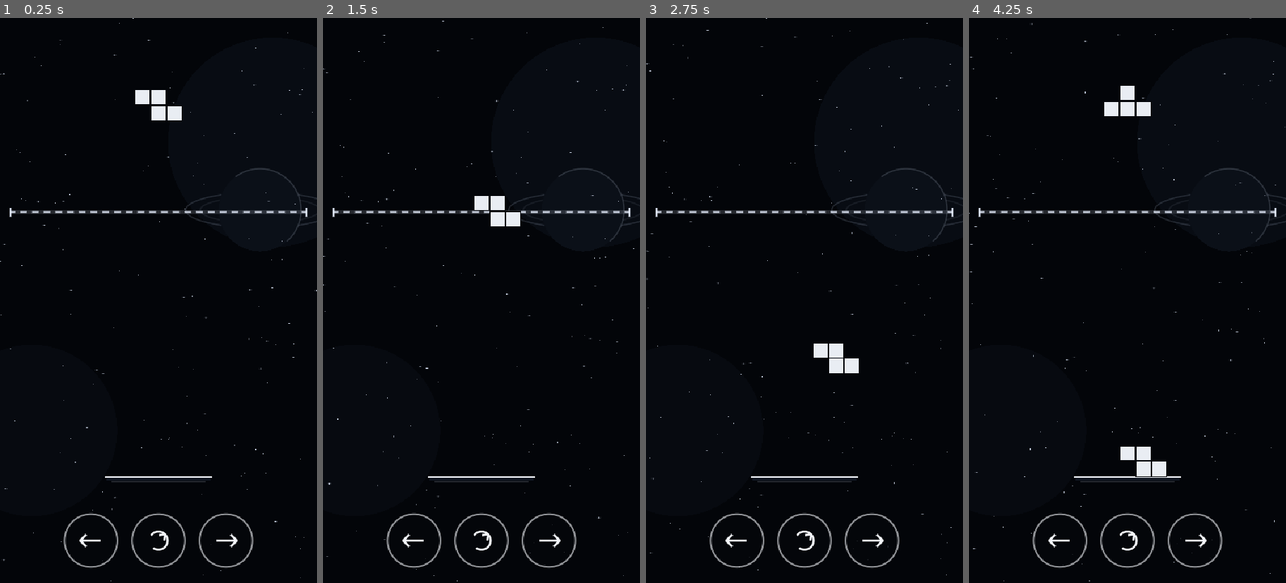
Above: before the commit, frames 1-4 (left to right).
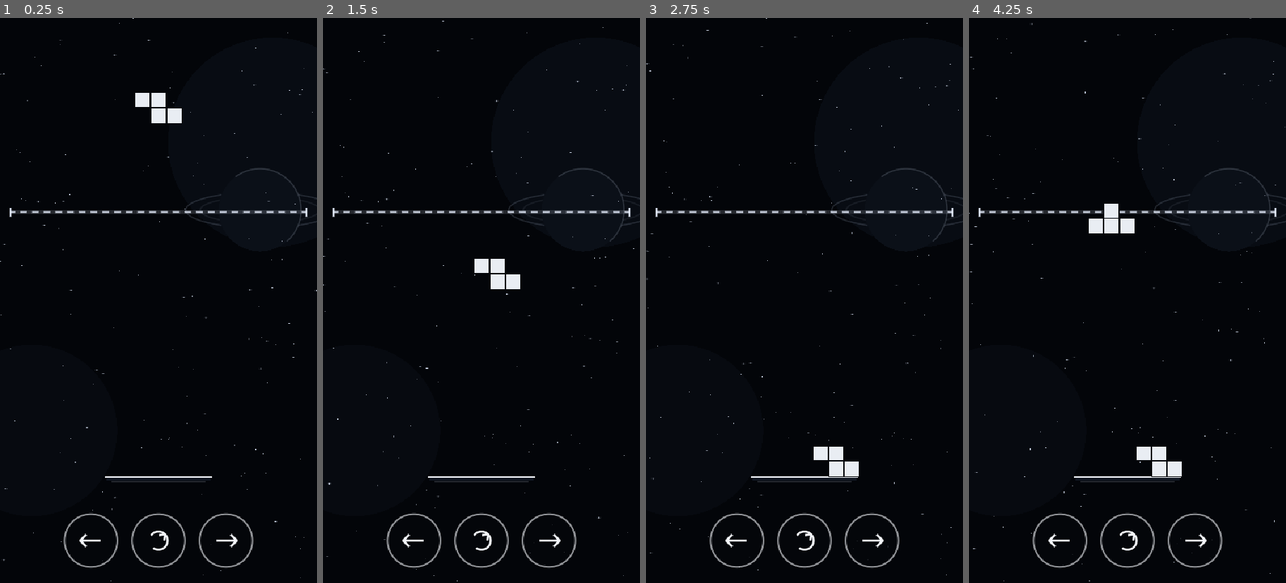
Above: after the commit, the same moments.

Repository: MrGardin/Tetris
Game: Godot game, scene res://Main.tscn
Same seed, same stepped clock (60 frames per second), same inputs: the game is played once before the commit and once after it.
Inputs (mouse positions are in pixels of both pictures, inside the frame that each line leads up to):
- Up to frame 1 (0.25 s): no input
- Up to frame 2 (1.5 s): tap Enter at 0.5 s; move the mouse to (551, 272) at 0.52 s; hold D 0.53-1.25 s; click (551, 272) at 0.67 s; drag from (418, 328) to (465, 413) at 1.27 s
- Up to frame 3 (2.75 s): move the mouse to (836, 176) at 2.02 s; hold D from 2.03 s (still down)
- Up to frame 4 (4.25 s): release D at 2.75 s; drag from (1111, 413) to (1032, 215) at 2.77 s; move the mouse to (1222, 385) at 3.52 s; hold A from 3.53 s (still down)

The runs differ from the first frame. In frame 1, 0.2% of the frame differs, in the area x 42-58%, y 12-19%; in frame 2, 0.9%; in frame 3, 0.9%; in frame 4, 1.4%, in the area x 37-68%, y 12-82%.

Commit message:
Первый ивент

Diff:
--- a/Main.gd
+++ b/Main.gd
@@ -1,13 +1,10 @@
 extends Node2D
 ## Godot 4.5.x. Game-level input, camera, platform physics and victory countdown.
-## Block spawning, physics, commands and block rendering are handled by child "Blocks".
-## Scene decoration and countdown text are handled by child "Visual".
+## Child nodes: Visual (scene graphics), Blocks (block simulation), Events (timed events).
 
 const PLATFORM_Y := 300.0
 const TARGET_Y := PLATFORM_Y - 450.0
 const SWIPE_FRACTION := 0.014
-const WIN_COUNTDOWN := 3.0
-
 const NO_POINTER := -2
 const MOUSE_POINTER := -1
 
@@ -16,9 +13,10 @@
 var screen_size := Vector2(540.0, 960.0)
 var blocks: Node
 var visual: Node
+var events: Node
 var sheet := preload("res://Sheet.gd").new()
 
-var countdown := -1.0 # -1 means inactive; otherwise seconds remaining.
+var countdown := -1.0
 var won := false
 var pointer := NO_POINTER
 var start := Vector2.ZERO
@@ -33,7 +31,10 @@
 	Input.use_accumulated_input = false
 	blocks = get_node("Blocks")
 	visual = get_node("Visual")
+	events = get_node("Events")
 	blocks.connect("block_result", _on_block_result)
+	events.connect("meteor_event_started", _on_meteor_event_started)
+	events.connect("meteor_event_ended", _on_meteor_event_ended)
 
 	var layer := CanvasLayer.new()
 	add_child(layer)
@@ -43,7 +44,6 @@
 
 	add_child(camera)
 	camera.make_current()
-
 	var stand := StaticBody2D.new()
 	stand.position.y = PLATFORM_Y + 2.25
 	var collision := CollisionShape2D.new()
@@ -67,6 +67,14 @@
 	if is_instance_valid(visual):
 		visual.call("set_scene_state", screen_size, camera.position, stand_shape.size.x, PLATFORM_Y, TARGET_Y)
 		visual.call("set_countdown", countdown if countdown >= 0.0 and not won else -1.0)
+
+func _on_meteor_event_started(direction: int) -> void:
+	blocks.call("set_wind_direction", direction)
+	visual.call("set_meteor_event", true, direction)
+
+func _on_meteor_event_ended() -> void:
+	blocks.call("set_wind_direction", 0)
+	visual.call("set_meteor_event", false, 0)
 
 func _input(e: InputEvent) -> void:
 	if won:
@@ -164,14 +172,14 @@
 		blocks.call("set_spawning_enabled", false)
 	elif top <= TARGET_Y:
 		if countdown < 0.0:
-			countdown = WIN_COUNTDOWN
+			countdown = 3.0
 		countdown = maxf(0.0, countdown - dt)
 		blocks.call("set_spawning_enabled", false)
 		if countdown <= 0.0:
 			won = true
 			sheet.set_finished(true)
+			events.call("stop_events")
 	else:
-		# If the tower drops back below the target, cancel the attempt and resume play.
 		countdown = -1.0
 		blocks.call("set_spawning_enabled", true)
 
--- a/Main.tscn
+++ b/Main.tscn
@@ -1,8 +1,9 @@
-[gd_scene load_steps=4 format=3 uid="uid://dlcmj5byvkck1"]
+[gd_scene load_steps=5 format=3 uid="uid://dlcmj5byvkck1"]
 
 [ext_resource type="Script" uid="uid://bfampg272muqb" path="res://Main.gd" id="1"]
 [ext_resource type="Script" uid="uid://1r0wr7mce147" path="res://visual.gd" id="2_uu6xs"]
 [ext_resource type="Script" uid="uid://ck0vf1isbtvti" path="res://blocks.gd" id="3_r0du0"]
+[ext_resource type="Script" uid="uid://ddu58traciahe" path="res://event.gd" id="4_cm0pq"]
 
 [node name="Main" type="Node2D"]
 script = ExtResource("1")
@@ -12,3 +13,6 @@
 
 [node name="Blocks" type="Node2D" parent="."]
 script = ExtResource("3_r0du0")
+
+[node name="Events" type="Node2D" parent="."]
+script = ExtResource("4_cm0pq")
--- a/blocks.gd
+++ b/blocks.gd
@@ -6,9 +6,9 @@
 const TILE_INSET := 1.35
 const TILE_BORDER := TILE_INSET
 const TILE_SIZE := CELL
+# Tune this value to change how strongly the meteor-shower gust pushes blocks.
+const WIND_ACCELERATION := 50.0 # world pixels/s^2
 
-# Every cell coordinate is an integer multiple of CELL.
-# Even-sized pieces use a consistent local anchor instead of fractional Vector2 coordinates.
 const SHAPES := [
 	[Vector2(-1, 0), Vector2(0, 0), Vector2(1, 0), Vector2(2, 0)],
 	[Vector2(0, 0), Vector2(1, 0), Vector2(0, 1), Vector2(1, 1)],
@@ -77,7 +77,6 @@
 			result.emit(cmd, true)
 
 	func _draw() -> void:
-		# The black outer square is exactly CELL x CELL, matching its collider.
 		var half := CELL * 0.5
 		for cell: Vector2 in cells:
 			var center := cell * CELL
@@ -96,6 +95,7 @@
 var buffered := 99
 var buffered_at := -1000
 var platform_y := 300.0
+var wind_direction := 0
 
 signal block_result(cmd: int, moved: bool)
 
@@ -114,6 +114,9 @@
 
 func set_spawning_enabled(value: bool) -> void:
 	spawning_enabled = value
+
+func set_wind_direction(direction: int) -> void:
+	wind_direction = clampi(direction, -1, 1)
 
 func active_instance_id() -> int:
 	return active.get_instance_id() if is_instance_valid(active) else 0
@@ -140,7 +143,7 @@
 	var body := Piece.new()
 	body.cells = SHAPES[shape_index]
 	body.result.connect(_on_piece_result)
-	body.gravity_scale = 0.32
+	body.gravity_scale = 0.50
 	body.linear_damp = 1.4
 	body.angular_damp = 2.2
 	body.contact_monitor = true
@@ -171,12 +174,18 @@
 func _physics_process(dt: float) -> void:
 	for i in range(pieces.size() - 1, -1, -1):
 		var body := pieces[i]
-		if body.position.y > platform_y + viewport_size.y * 2.0:
+		if body.position.y > platform_y + viewport_size.y * 0.35:
 			if body == active:
 				active = null
 				spawn_wait = 0.35
 			pieces.remove_at(i)
 			body.queue_free()
+
+		# Constant low acceleration affects every existing block, active or settled.
+		# Change WIND_ACCELERATION above to tune the strength of the gust.
+		if wind_direction != 0 and is_instance_valid(body):
+			body.apply_central_force(Vector2(wind_direction * WIND_ACCELERATION * body.mass, 0.0))
+
 	if is_instance_valid(active):
 		contact_time = contact_time + dt if active.get_contact_count() > 0 else 0.0
 		if contact_time >= 0.24:
--- a/event.gd
+++ b/event.gd
@@ -1,11 +1,33 @@
 extends Node2D
+## Repeating event manager.
+## Cycle: 10 seconds calm, then 10 seconds of meteor shower, repeating indefinitely.
 
+const CALM_DURATION := 10.0
+const EVENT_DURATION := 10.0
 
-# Called when the node enters the scene tree for the first time.
-func _ready() -> void:
-	pass # Replace with function body.
+signal meteor_event_started(direction: int) # -1 = left, +1 = right
+signal meteor_event_ended
 
+var cycle_time := 0.0
+var active := false
+var stopped := false
 
-# Called every frame. 'delta' is the elapsed time since the previous frame.
 func _process(delta: float) -> void:
-	pass
+	if stopped:
+		return
+	cycle_time += delta
+	var cycle_length := CALM_DURATION + EVENT_DURATION
+	var phase := fposmod(cycle_time, cycle_length)
+	var should_be_active := phase >= CALM_DURATION
+	if should_be_active and not active:
+		active = true
+		meteor_event_started.emit(-1 if randi_range(0, 1) == 0 else 1)
+	elif not should_be_active and active:
+		active = false
+		meteor_event_ended.emit()
+
+func stop_events() -> void:
+	stopped = true
+	if active:
+		active = false
+		meteor_event_ended.emit()
--- a/visual.gd
+++ b/visual.gd
@@ -1,5 +1,5 @@
 extends Node2D
-## Scene-only drawing: space backdrop, drifting stars, planet, platform, target line and countdown.
+## Scene visuals: space, stars, planet, platform, target line, timer and meteor shower.
 
 const SPACE := Color("#030509")
 const LINE := Color("#f0f3f8")
@@ -13,10 +13,16 @@
 var countdown := -1.0
 var stars: Array[Vector4] = [] # normalized x/y, speed, radius
 var star_phase := 0.0
+var meteor_event_active := false
+var meteor_direction := 1
+var meteor_elapsed := 0.0
+var meteors: Array[Vector4] = [] # normalized x/y, fall speed, streak length
 
 func _ready() -> void:
 	for i in 190:
 		stars.append(Vector4(randf(), randf(), randf_range(2.0, 13.0), randf_range(0.35, 1.15)))
+	for i in 26:
+		meteors.append(Vector4(randf(), randf(), randf_range(110.0, 230.0), randf_range(10.0, 24.0)))
 	queue_redraw()
 
 func set_scene_state(view_size: Vector2, cam_position: Vector2, stand_width: float, ground_y: float, finish_y: float) -> void:
@@ -31,20 +37,30 @@
 	countdown = seconds_left
 	queue_redraw()
 
+func set_meteor_event(enabled: bool, direction: int) -> void:
+	if enabled and not meteor_event_active:
+		meteor_elapsed = 0.0
+	meteor_event_active = enabled
+	meteor_direction = -1 if direction < 0 else 1
+	queue_redraw()
+
 func _process(dt: float) -> void:
 	star_phase += dt
+	if meteor_event_active:
+		meteor_elapsed += dt
 	queue_redraw()
 
 func _draw() -> void:
 	if viewport_size.x <= 0.0 or viewport_size.y <= 0.0:
 		return
 	var origin := camera_position - viewport_size * 0.5
-	# Near-black space with two very soft monochrome nebula forms.
 	draw_rect(Rect2(origin, viewport_size), SPACE)
 	draw_circle(origin + Vector2(viewport_size.x * 0.86, viewport_size.y * 0.22), viewport_size.x * 0.33, Color("#080c13"))
 	draw_circle(origin + Vector2(viewport_size.x * 0.10, viewport_size.y * 0.73), viewport_size.x * 0.27, Color("#070a10"))
 	_draw_distant_world(origin)
 	_draw_stars(origin)
+	if meteor_event_active:
+		_draw_meteor_shower(origin)
 	_draw_target_line()
 	_draw_platform()
 	_draw_countdown()
@@ -59,6 +75,21 @@
 		draw_circle(p, star.w, Color(0.87, 0.91, 0.98, shimmer))
 		if star.w > 1.02:
 			draw_line(p - Vector2(2.4, 0.0), p + Vector2(2.4, 0.0), Color(0.87, 0.91, 0.98, shimmer * 0.35), 0.65, true)
+
+func _draw_meteor_shower(origin: Vector2) -> void:
+	# These streaks exist only during the event; all positions wrap in screen space.
+	for i in meteors.size():
+		var meteor := meteors[i]
+		var speed: float = meteor.z
+		var x := fposmod(meteor.x * viewport_size.x + meteor_direction * meteor_elapsed * speed * 0.38, viewport_size.x)
+		var y := fposmod(meteor.y * viewport_size.y + meteor_elapsed * speed, viewport_size.y)
+		var head := origin + Vector2(x, y)
+		var tail := head + Vector2(-meteor_direction * meteor.w * 0.55, -meteor.w)
+		var glow := Color(0.83, 0.89, 0.98, 0.22)
+		var core := Color(0.95, 0.97, 1.0, 0.72)
+		draw_line(tail, head, glow, 3.0, true)
+		draw_line(tail, head, core, 1.0, true)
+		draw_circle(head, 1.4, Color(0.98, 0.99, 1.0, 0.9))
 
 func _draw_distant_world(origin: Vector2) -> void:
 	var center := origin + Vector2(viewport_size.x * 0.82, viewport_size.y * 0.34)
@@ -80,9 +111,7 @@
 	var x0 := camera_position.x - half_view + 18.0
 	var x1 := camera_position.x + half_view - 18.0
 	var y := target_y
-	# The broad faint under-stroke makes the goal visible against both stars and nebula.
 	draw_line(Vector2(x0, y), Vector2(x1, y), Color(0.91, 0.94, 1.0, 0.15), 5.0, true)
-	# Broken luminous line, with bright end caps; this is the final-height guide.
 	draw_dashed_line(Vector2(x0, y), Vector2(x1, y), Color(0.91, 0.94, 1.0, 0.88), 1.6, 10.0, true, true)
 	for x in [x0, x1]:
 		draw_line(Vector2(x, y - 7.0), Vector2(x, y + 7.0), Color(0.91, 0.94, 1.0, 0.92), 1.2, true)
@@ -94,19 +123,14 @@
 	var font := ThemeDB.fallback_font
 	var font_size := 30
 	var text_size := font.get_string_size(label, HORIZONTAL_ALIGNMENT_LEFT, -1, font_size)
-
-	# Place the readout 2.5 block-heights above the target line.
 	var center := Vector2(camera_position.x, target_y - CELL * 2.5)
 	var panel_size := Vector2(text_size.x + 38.0, 48.0)
 	var panel := Rect2(center - panel_size * 0.5, panel_size)
 	var text_position := Vector2(center.x - text_size.x * 0.5, center.y + text_size.y * 0.35)
-
-	# Compact instrument-style readout: dark capsule, fine outline and clipped corner accents.
 	draw_rect(panel, Color("#05070b"))
 	draw_rect(panel, Color(0.78, 0.84, 0.94, 0.76), false, 1.0, true)
 	var corner := 7.0
 	var accent := Color("#f0f3f8")
-	# Four short corner marks give the timer a distinct, precise visual treatment.
 	draw_line(panel.position, panel.position + Vector2(corner, 0.0), accent, 1.4, true)
 	draw_line(panel.position, panel.position + Vector2(0.0, corner), accent, 1.4, true)
 	draw_line(Vector2(panel.end.x, panel.position.y), Vector2(panel.end.x - corner, panel.position.y), accent, 1.4, true)
@@ -115,8 +139,6 @@
 	draw_line(Vector2(panel.position.x, panel.end.y), Vector2(panel.position.x, panel.end.y - corner), accent, 1.4, true)
 	draw_line(panel.end, panel.end - Vector2(corner, 0.0), accent, 1.4, true)
 	draw_line(panel.end, panel.end - Vector2(0.0, corner), accent, 1.4, true)
-
-	# Subtle glow behind crisp white numerals.
 	var glow := Color(0.86, 0.91, 1.0, 0.16)
 	for offset in [Vector2(-1, 0), Vector2(1, 0), Vector2(0, -1), Vector2(0, 1)]:
 		draw_string(font, text_position + offset, label, HORIZONTAL_ALIGNMENT_LEFT, -1, font_size, glow)
